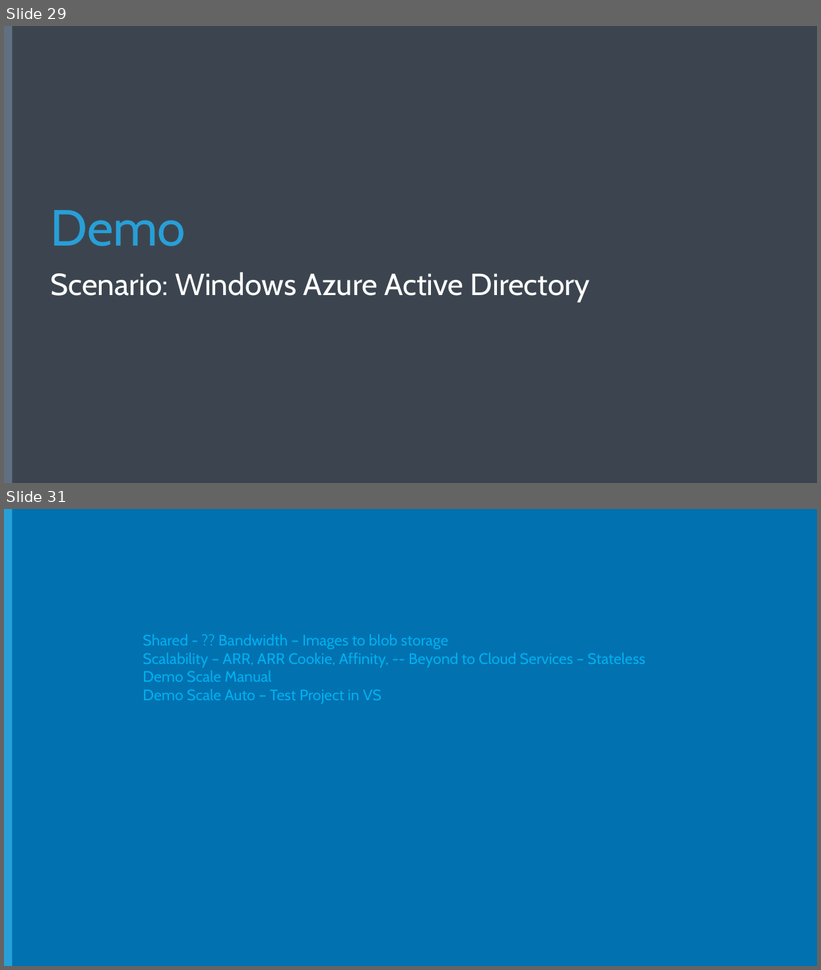
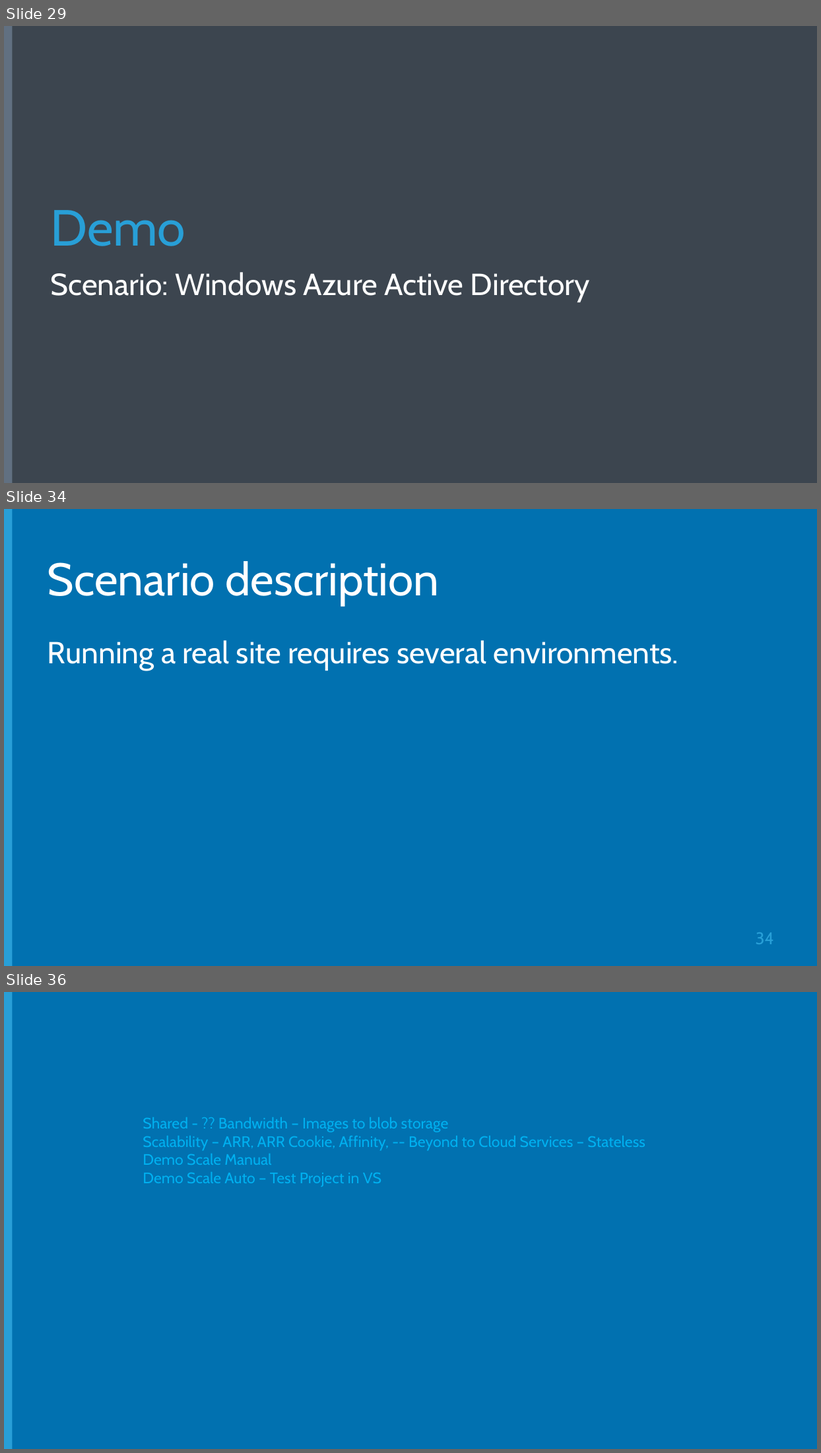
Before and after one commit to Microsoft-Web/DECK-ASPNET-in-Production, a slide deck: 6-ASPNET-in-Production.pptx. Shown one above the other, each under a label of ours: slides 29 and 31 before the commit, slides 29, 34 and 36 after it; the slides between them are not shown. The pictures are 821x970 and 821x1453 pixels, drawn with LibreOffice and Linux fonts; fonts in the diff are those of the drawing; background and template pictures are left out. Boxes give left, top, right and bottom in pixels: in the first picture for what was removed or moved away, otherwise in the second. Text is boxed around its words. In the diff, an @@ line names an element or a change of style, - is before the commit and + after.

```diff
--- a/6-ASPNET-in-Production.pptx
+++ b/6-ASPNET-in-Production.pptx
@@ slide 34 added at <box>4,509,817,966</box>, background #0171B0; not listed: 1 template element that a slide beside it also shows @@
@@ title added at <box>48,561,439,606</box>, 54 pt, text #FFFFFF @@
+Scenario description
@@ text added at <box>48,640,679,671</box>, 36 pt, text #FFFFFF @@
+Running a real site requires several environments.
@@ page number added at <box>756,933,774,945</box>, 20 pt, text #289FD7 @@
+34
@@ what was slide 31 is now slide 36 @@
```
Also in this commit, not shown: 3 slides changed, 6 other slides added, 1 slide removed.
